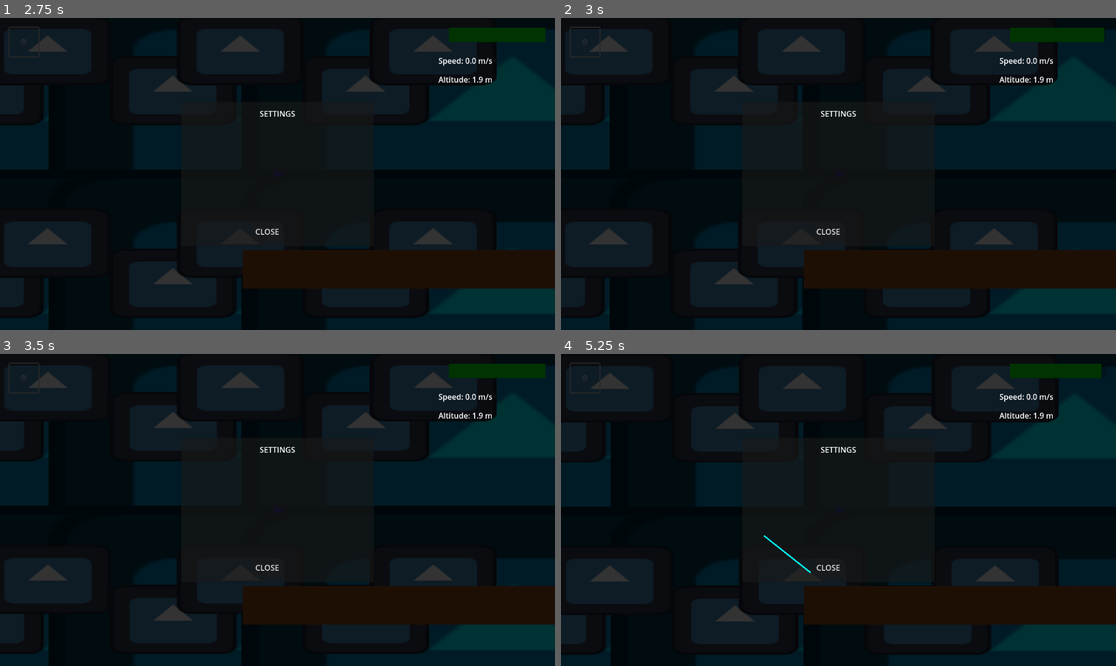
Above: before the commit, frames 1-4 (two rows, left to right).
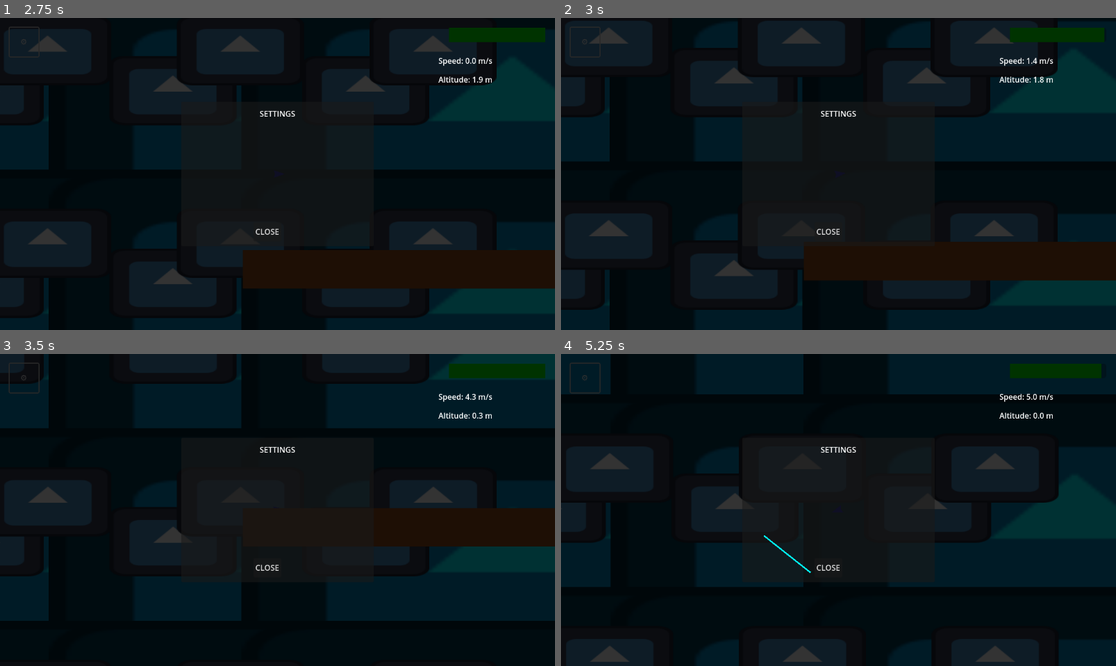
Above: after the commit, the same moments.

Repository: STUDIO-SINOKAYO/planegame
Game: Godot game, scene res://Scenes/level.tscn
The game is run twice, just before and just after one commit, with the same random seed, the same clock (stepped at 60 frames per second) and the same inputs. The engine's default icon, where the game draws it, is replaced by a stand-in: a white triangle on a blue panel in a dark square.
Inputs (mouse positions are in pixels of both pictures, inside the frame that each line leads up to):
- Up to frame 1 (2.75 s): click "⚙️" at 0.5 s; click "⚙️" at 1.25 s; click "⚙️" at 2 s
- Up to frame 2 (3 s): tap Enter (ui_accept) at 2.75 s; move the mouse to (960, 158) at 2.77 s; hold Enter (ui_accept) from 2.78 s (still down); click (960, 158) at 2.92 s
- Up to frame 3 (3.5 s): keep holding Enter (ui_accept)
- Up to frame 4 (5.25 s): release Enter (ui_accept) at 3.5 s; drag from (727, 525) to (810, 572) at 3.52 s; move the mouse to (894, 441) at 4.27 s; hold Enter (ui_accept) 4.28-5 s; click (894, 441) at 4.42 s; drag from (810, 572) to (672, 463) at 5.02 s

Frame 1 is identical in both runs. In frame 2, 6.5% of the frame differs, in the area x 0-100%, y 3-96%; in frame 3, 25%, in the area x 0-100%, y 0-100%; in frame 4, 22%.

Commit message:
Unfinished plane movement script.
Will finish later OR if you guys can figure out how to calculate the aerodynamics of a plane super mario wingcap style, you're all free to try. the variables needed are all there

Diff:
--- a/Scripts/Plane.gd
+++ b/Scripts/Plane.gd
@@ -1,14 +1,16 @@
 extends CharacterBody2D
 class_name PlayerPlane
 
+
 # Tunable physics parameters - mess with these in the editor
-@export var base_speed: float = 50.0           # How fast plane moves right
-@export var gravity: float = 100.0              # Downward pull
+@export var base_speed: float = 100.0           # How fast plane moves right
+@export var gravity: float = 9.8           # Downward pull
 @export var loop_speed_multiplier: float = 50.0 # Speed bonus per loop
 @export var rotation_speed: float = 5.0         # How fast plane rotates to face movement
 @export var wind_influence_radius: float = 100.0 # How close to drawn lines to feel wind
 @export var wind_force_strength: float = 800.0  # How strong the wind effect is
-
+@export var lift_power: float = 100
+@export var terminal_velocity: float = 500
 # Game state stuff
 var wind_points = []                # Points from the currently drawn line
 var current_speed: float            # Actual speed (base + loop bonuses)
@@ -16,110 +18,55 @@
 var ground_level: float = 600.0     # Y position = death
 var game_started: bool = false      # Don't move until first line drawn
 var debug_wind_info: String = ""    # Debug text
-
 signal game_over
 
+#-------------------------------------------------------------------------------
+func _input(event: InputEvent) -> void:
+	if Input.is_action_pressed("ui_accept"):
+		game_started = true
+#-------------------------------------------------------------------------------
 func _ready():
 	current_speed = base_speed
-
+#---=PHYSICSPROCESS=------------------------------------------------------------
 func _physics_process(delta):
-	# Don't move until player draws first line
 	if not game_started:
 		velocity = Vector2.ZERO
 		return
 
-	# Core physics: gravity + rightward movement
-	velocity.y += gravity * delta
-	velocity.x = current_speed
+	# Set up base speed
+	current_speed = base_speed
+	# Get angle of mouse in relation to node
+	var direction: Vector2 = get_global_mouse_position() - global_position
+	var mouseangle: float = direction.angle()
 
-	# Apply wind forces from nearby drawn lines (the main mechanic!)
-	apply_wind_forces(delta)
+	#Rotate node in accordance to mouse
+	rotation = mouseangle
 
-	# Always point the plane towards where it's moving
-	if velocity.length() > 0:
-		var target_rotation = velocity.normalized().angle()
-		rotation = lerp_angle(rotation, target_rotation, rotation_speed * delta)
+	# Rotational components
+	var forward: Vector2 = Vector2.RIGHT.rotated(rotation)  # plane's nose direction
+	var right: Vector2 = Vector2(-forward.y, forward.x)
+	# Velocity components
+
+	velocity.y += gravity
+	velocity.y = min(velocity.y, terminal_velocity) # THESE TWO ARE USED TO CLAMP THE VELOCITY TO
+	velocity.x = min(velocity.x, terminal_velocity) # THE TERMINAL VELOCITY
+	var velocity_magnitude = velocity.length() # VELOCITY MAGNITUDE
+
+	# Lift, drag, and angle of attack
+	var lift: float = 0
+	var drag: float = 0
+	var angle_of_attack: float = 0
+
+
+
+	print("forward: ", forward)
+	print("velocity_magnitude: ", velocity_magnitude)
 
 	move_and_slide()
-
-	# Check if we hit the ground = game over
-	if global_position.y >= ground_level:
-		emit_signal("game_over")
-
-func set_wind_path(points: Array, detected_loops: int = 0):
-	# Called when player finishes drawing a line
-	wind_points = points.duplicate()
-	loop_count = detected_loops
-
-	# Start physics on first line drawn
-	if not game_started:
-		game_started = true
-
-	# More loops = faster plane!
-	current_speed = base_speed + (loop_count * loop_speed_multiplier)
-
+#-------------------------------------------------------------------------------
 func apply_wind_forces(delta):
-	# This is the core mechanic: drawn lines create wind that pushes the plane around
-	# Instead of following paths rigidly, plane gets "blown" by nearby line segments
-	if wind_points.size() < 2:
-		debug_wind_info = "No wind points"
-		return
-
-	var total_wind_force = Vector2.ZERO
-	var influences = 0
-	var closest_distance = INF
-
-	# Check each segment of the drawn line
-	for i in range(wind_points.size() - 1):
-		var segment_start = wind_points[i]
-		var segment_end = wind_points[i + 1]
-
-		# Find closest point on this line segment to the plane
-		var closest_point = get_closest_point_on_segment(global_position, segment_start, segment_end)
-		var distance = global_position.distance_to(closest_point)
-		closest_distance = min(closest_distance, distance)
-
-		# If close enough, apply wind force
-		if distance < wind_influence_radius:
-			# Wind direction = along the line segment
-			var wind_direction = (segment_end - segment_start).normalized()
-
-			# Closer = stronger effect (squared falloff for smooth feel)
-			var influence_strength = 1.0 - (distance / wind_influence_radius)
-			influence_strength = influence_strength * influence_strength
-
-			var wind_force = wind_direction * wind_force_strength * influence_strength
-
-			# Extra lift for upward lines (helps counter gravity)
-			if wind_direction.y < 0:  # Line goes up
-				wind_force.y *= 2.0
-
-			total_wind_force += wind_force
-			influences += 1
-
-	# Debug info for troubleshooting
-	debug_wind_info = "Influences: " + str(influences) + " | Closest: " + str(int(closest_distance)) + " | Force: " + str(total_wind_force)
-
-	# Apply the wind to plane velocity
-	if influences > 0:
-		var average_force = total_wind_force / influences
-		velocity += average_force * delta
-
-func get_closest_point_on_segment(point: Vector2, segment_start: Vector2, segment_end: Vector2) -> Vector2:
-	# Math utility: find closest point on a line segment to the plane
-	# Used to calculate how close plane is to each drawn line segment
-	var segment = segment_end - segment_start
-	var segment_length_squared = segment.length_squared()
-
-	if segment_length_squared == 0:
-		return segment_start
-
-	# Project point onto line and clamp to segment bounds
-	var t = (point - segment_start).dot(segment) / segment_length_squared
-	t = clamp(t, 0.0, 1.0)  # Keep within segment (not infinite line)
-
-	return segment_start + t * segment
-
+	pass
+# ------------------------------------------------------------------------------
 func reset_plane():
 	# Reset everything for new game
 	wind_points.clear()
--- a/project.godot
+++ b/project.godot
@@ -39,6 +39,11 @@
 "events": [Object(InputEventKey,"resource_local_to_scene":false,"resource_name":"","device":0,"window_id":0,"alt_presse …(194 unchanged characters)…
 ]
 }
+right_click={
+"deadzone": 0.2,
+"events": [Object(InputEventMouseButton,"resource_local_to_scene":false,"resource_name":"","device":-1,"window_id":0,"alt_pressed":false,"shift_pressed":false,"ctrl_pressed":false,"meta_pressed":false,"button_mask":2,"position":Vector2(251, 8),"global_position":Vector2(258, 45),"factor":1.0,"button_index":2,"canceled":false,"pressed":true,"double_click":false,"script":null)
+]
+}
 
 [rendering]
 
